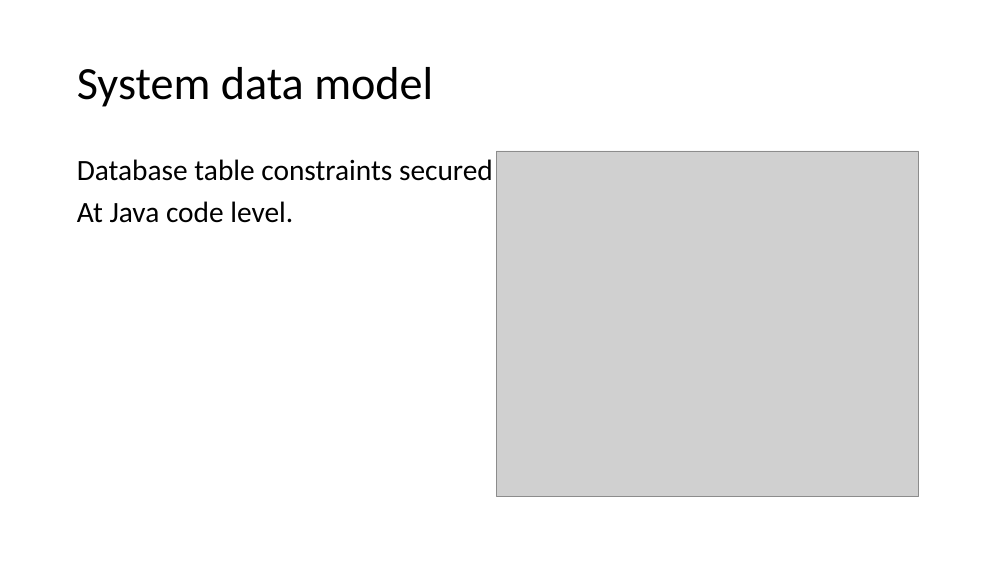
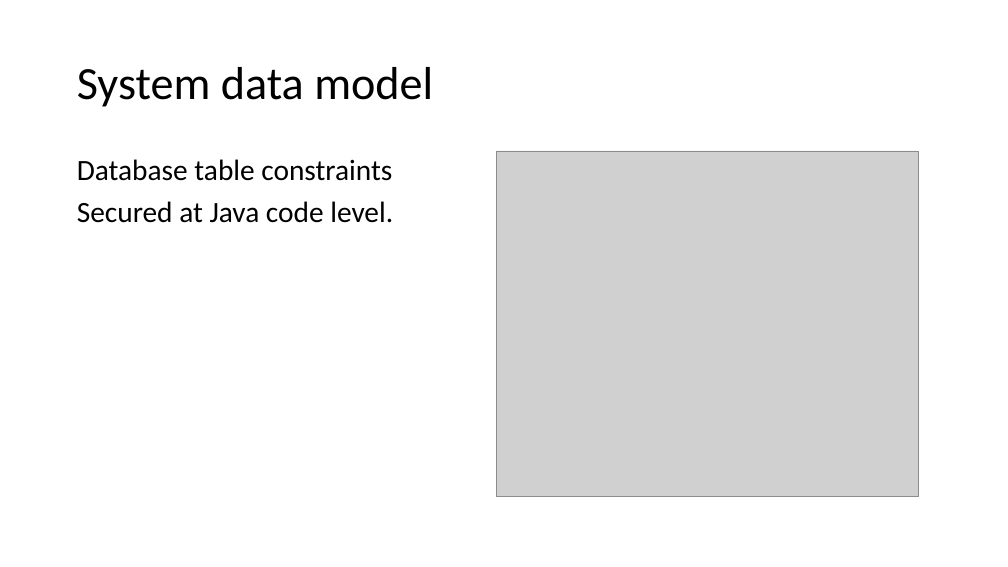
Before and after one commit to bricht/piens-un-maize, a slide deck: slide 4 of presentation/MilknBread.pptx. Drawn at 1008x567 pixels with LibreOffice and Linux fonts; fonts in the diff are those of the drawing; grey boxes stand for pictures. Boxes give left, top, right and bottom in pixels: in the first picture for what was removed or moved away, otherwise in the second. Text is boxed around its words. In the diff, an @@ line names an element or a change of style, - is before the commit and + after.

```diff
--- a/presentation/MilknBread.pptx
+++ b/presentation/MilknBread.pptx
@@ text at (77,159,393,223): text changed @@
-Database table constraints secured
-At Java code level.
+Database table constraints
+Secured at Java code level.
```
Also in this commit, not shown: 3 other slides changed.
